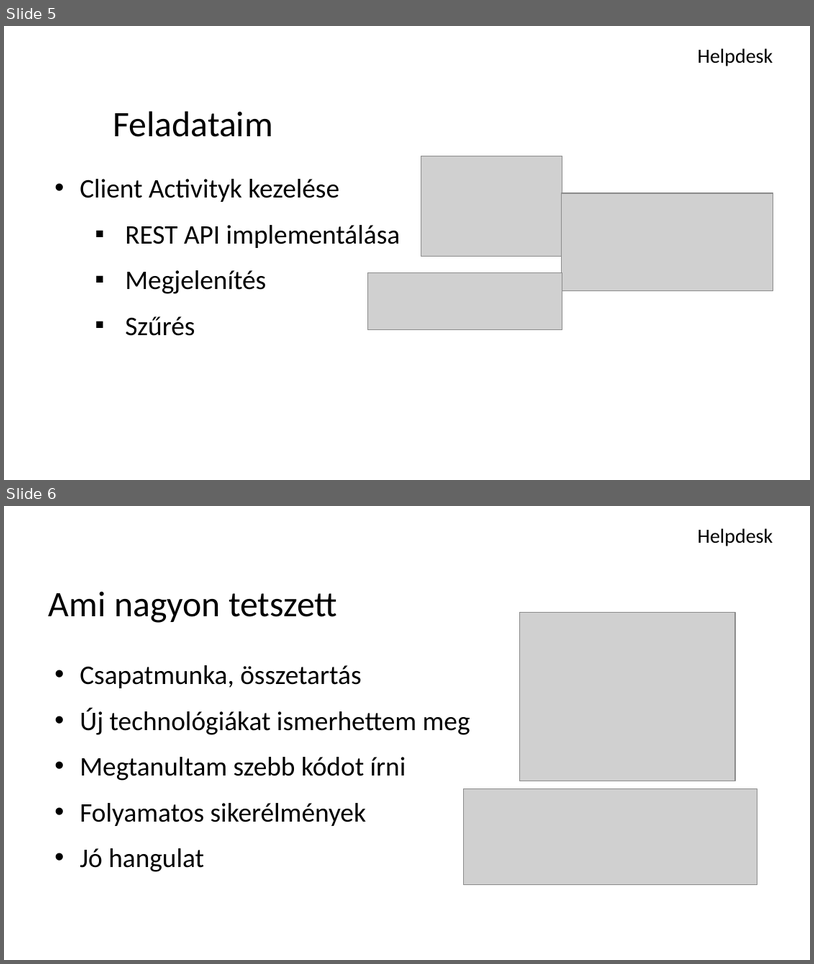
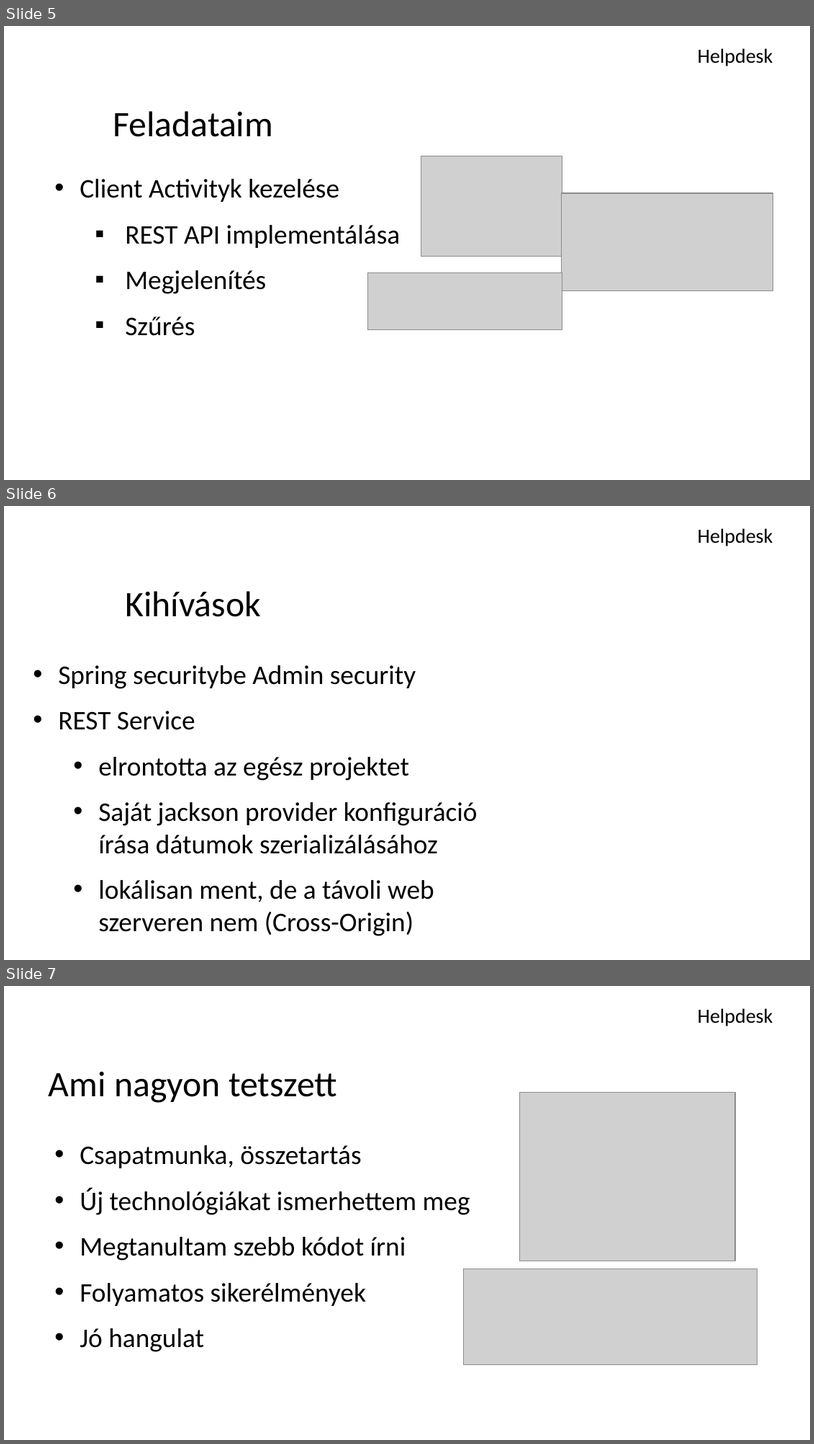
Before and after one commit to schonherz-java-ee-2016-q4/project, a slide deck: presentation/Helpdesk/Pintér Dávid/david_pinter_presentation.pptx. Shown one above the other, each under a label of ours: slides 5 and 6 before the commit, slides 5, 6 and 7 after it. The pictures are 814x964 and 814x1444 pixels, drawn with LibreOffice and Linux fonts; fonts in the diff are those of the drawing; grey boxes stand for pictures; background and template pictures are left out. Boxes give left, top, right and bottom in pixels: in the first picture for what was removed or moved away, otherwise in the second. Text is boxed around its words. In the diff, an @@ line names an element or a change of style, - is before the commit and + after.

Commit message:
Presentation hotfix

```diff
--- a/presentation/Helpdesk/Pintér Dávid/david_pinter_presentation.pptx
+++ b/presentation/Helpdesk/Pintér Dávid/david_pinter_presentation.pptx
@@ slide 6 added at <box>4,506,810,960</box>, background picture (left out) @@
@@ title added at <box>698,528,774,546</box>, 18 pt, text #000000 @@
+Helpdesk
@@ subtitle added at <box>125,591,261,617</box>, 32 pt, text #000000 @@
+Kihívások
@@ text added at <box>58,665,478,936</box>, 24 pt, text #000000 @@
+• Spring securitybe Admin security
+• REST Service
+  • elrontotta az egész projektet
+  • Saját jackson provider konfiguráció írása dátumok szerializálásához
+  • lokálisan ment, de a távoli web szerveren nem (Cross-Origin)
@@ what was slide 6 is now slide 7 @@
```
